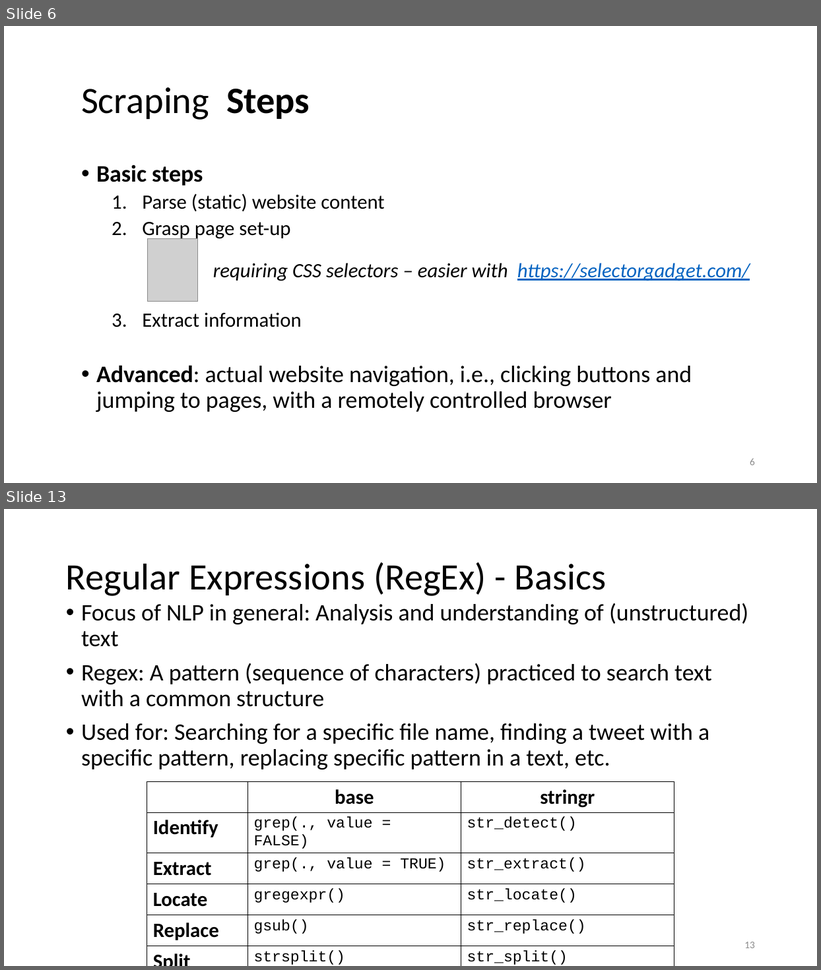
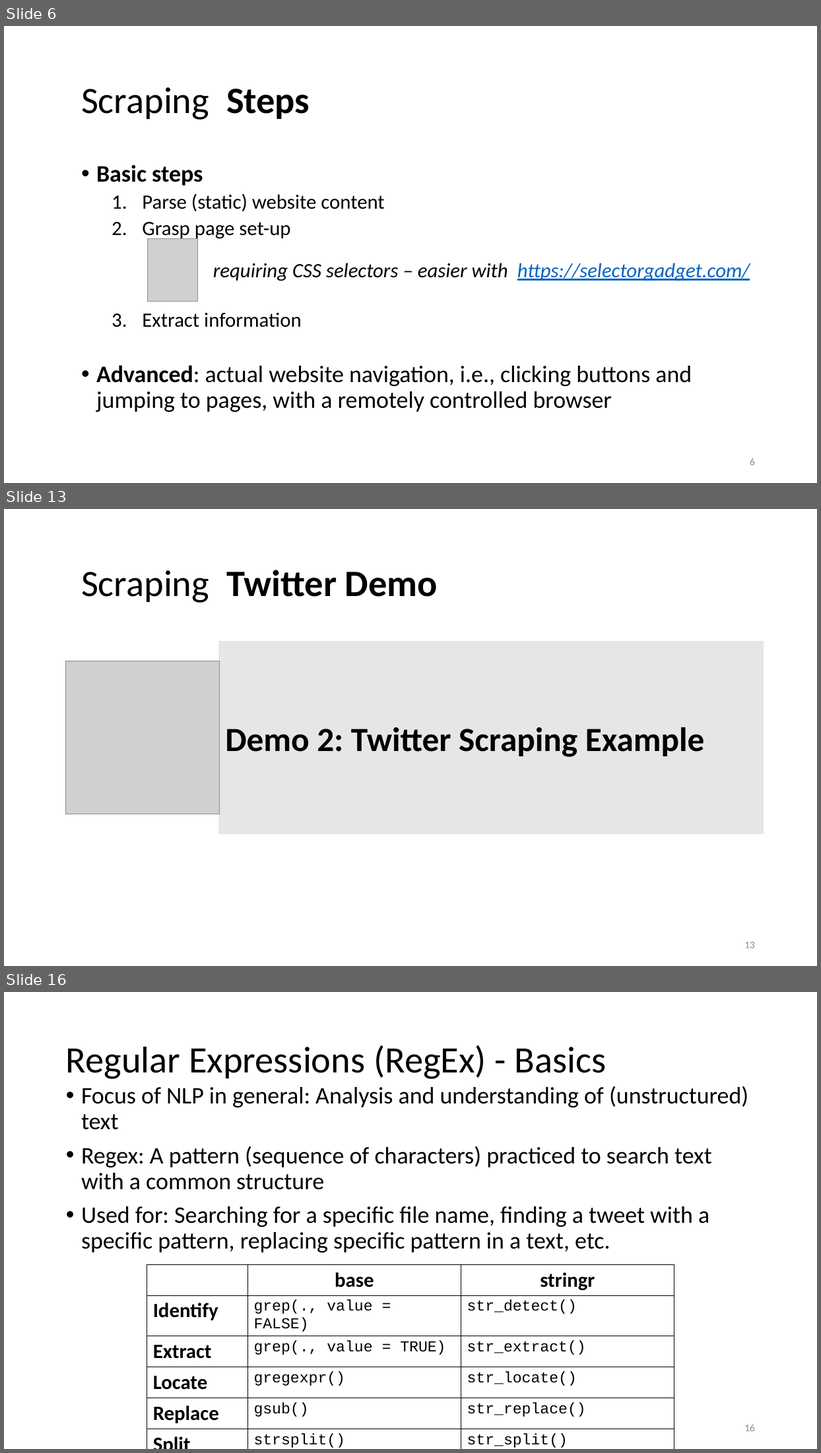
Before and after one commit to lisa-wm/consulting, a slide deck: 5_seminar/Contents_Part_02/Präsentation_Teil2_Lisa.pptx. Shown one above the other, each under a label of ours: slides 6 and 13 before the commit, slides 6, 13 and 16 after it; the slides between them are not shown. The pictures are 821x970 and 821x1453 pixels, drawn with LibreOffice and Linux fonts; fonts in the diff are those of the drawing; grey boxes stand for pictures. Boxes give left, top, right and bottom in pixels: in the first picture for what was removed or moved away, otherwise in the second. Text is boxed around its words. In the diff, an @@ line names an element or a change of style, - is before the commit and + after.

Commit message:
revised twitter demo and part of ppt two

```diff
--- a/5_seminar/Contents_Part_02/Präsentation_Teil2_Lisa.pptx
+++ b/5_seminar/Contents_Part_02/Präsentation_Teil2_Lisa.pptx
@@ slide 13 added at <box>4,509,817,966</box>, background #FFFFFF @@
@@ title added at <box>81,570,438,603</box>, 44 pt, text #000000, bold @@
+Scraping Twitter Demo
@@ rectangle added at <box>219,642,764,834</box>, fill #E7E6E6, outline #E7E6E6 1.5 pt, 40 pt, text #000000, bold @@
+Demo 2: Twitter Scraping Example
@@ picture added at <box>65,661,219,815</box> @@
@@ page number added at <box>745,942,755,949</box>, 12 pt, text #8C8C8C @@
+13
@@ what was slide 13 is now slide 16 @@
@@ page number at <box>745,1424,755,1432</box>: text changed @@
-13
+16
```
Also in this commit, not shown: 6 slides changed, 3 other slides added, 1 slide removed, 5 other files.
